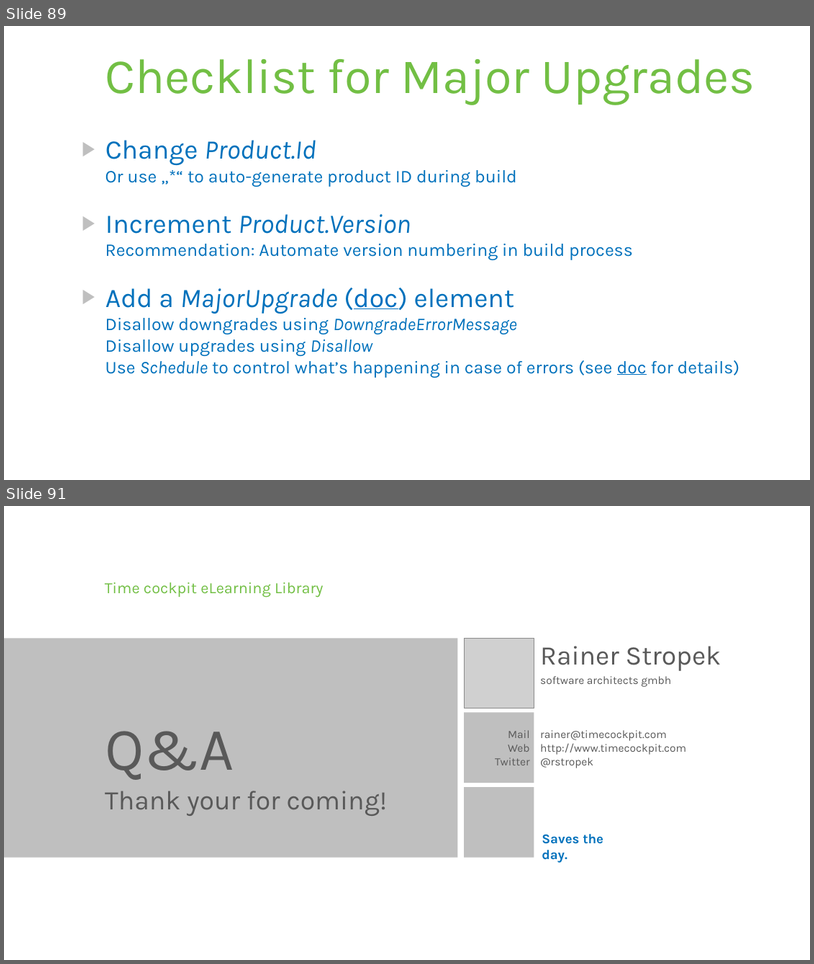
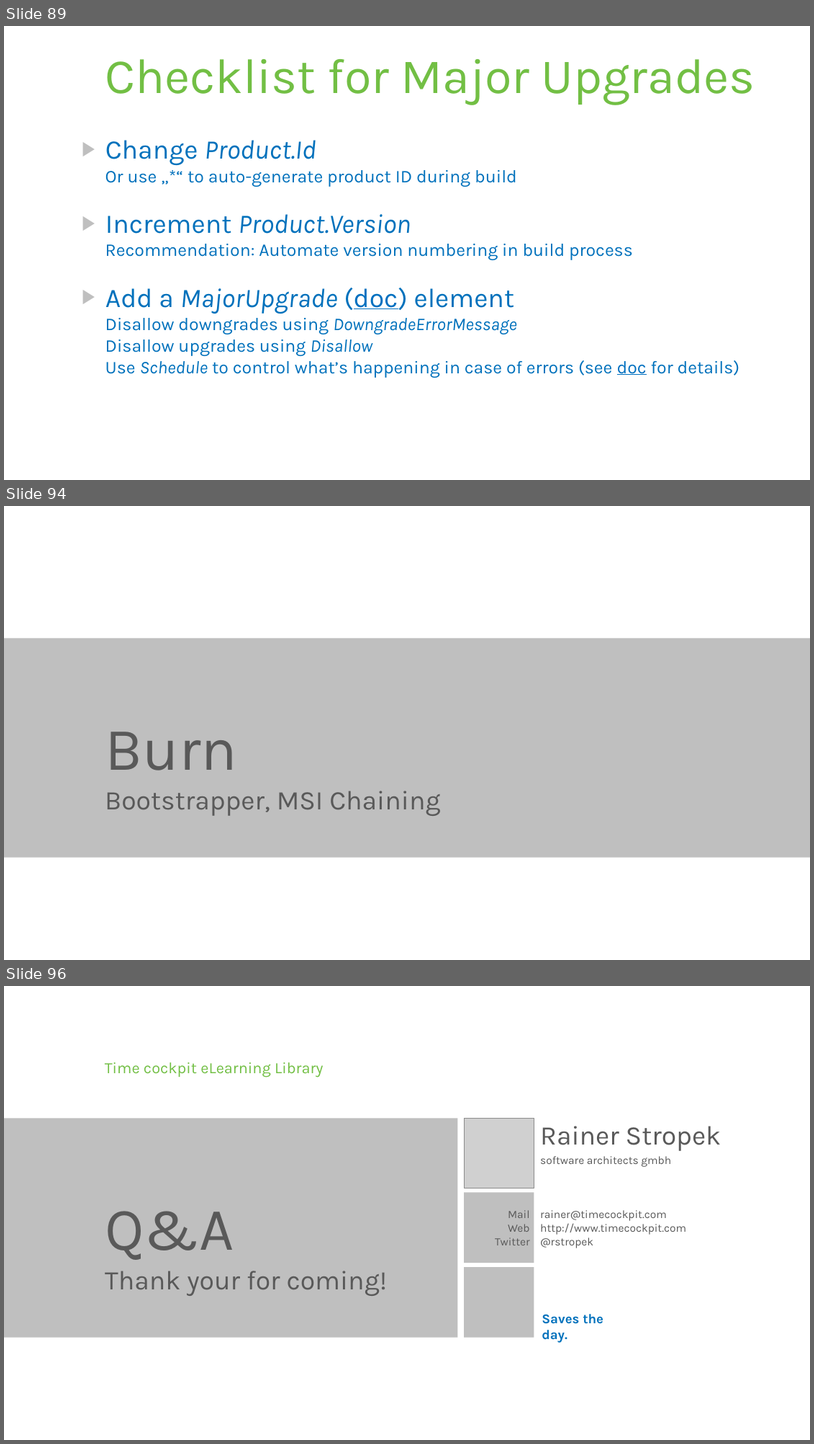
Before and after one commit to rstropek/Samples, a slide deck: WiXSamples/Slides/WiX - Installer Framework.pptx. Shown one above the other, each under a label of ours: slides 89 and 91 before the commit, slides 89, 94 and 96 after it; the slides between them are not shown. The pictures are 814x964 and 814x1444 pixels, drawn with LibreOffice and Linux fonts; fonts in the diff are those of the drawing; grey boxes stand for pictures; background and template pictures are left out. Boxes give left, top, right and bottom in pixels: in the first picture for what was removed or moved away, otherwise in the second. Text is boxed around its words. In the diff, an @@ line names an element or a change of style, - is before the commit and + after.

Commit message:
Bootstrapper

```diff
--- a/WiXSamples/Slides/WiX - Installer Framework.pptx
+++ b/WiXSamples/Slides/WiX - Installer Framework.pptx
@@ slide 94 added at (4, 506, 810, 960), background #FFFFFF @@
@@ rectangle added at (4, 638, 810, 857), fill #BFBFBF @@
@@ title added at (105, 731, 237, 770), 54 pt, text #595959 @@
+Burn
@@ text added at (105, 790, 440, 816), 24 pt, text #595959 @@
+Bootstrapper, MSI Chaining
@@ what was slide 91 is now slide 96 @@
```
Also in this commit, not shown: 2 slides changed, 4 other slides added, 9 other files.
